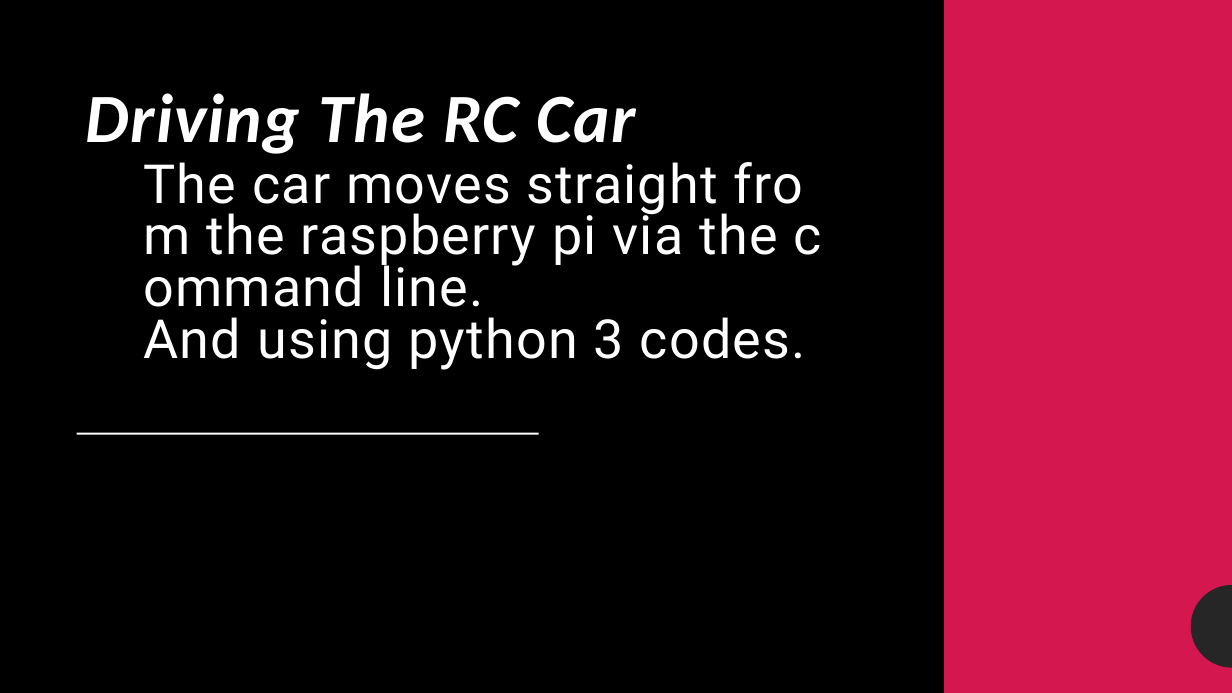
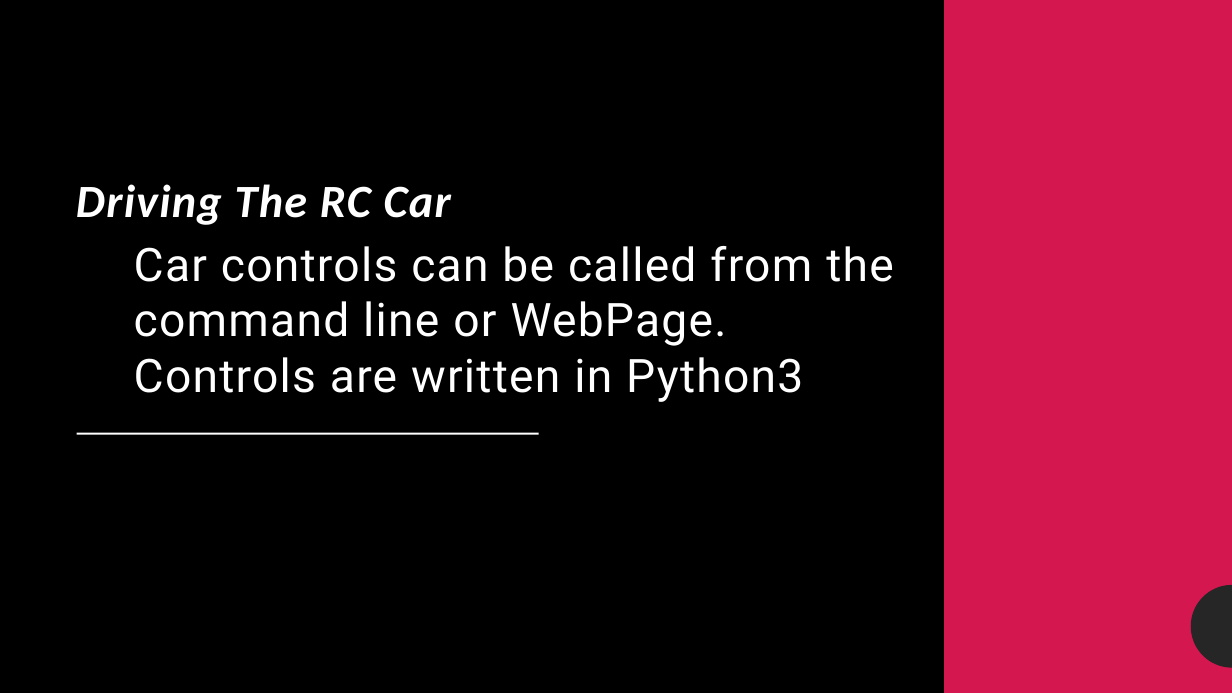
Before and after one commit to Hypnootis/resla, a slide deck: slide 5 of RC Car Presentation.odp. Drawn at 1232x693 pixels with LibreOffice and Linux fonts; fonts in the diff are those of the drawing; background and template pictures are left out; a plain dark background stands for a picture behind light text. Boxes give left, top, right and bottom in pixels: in the first picture for what was removed or moved away, otherwise in the second. Text is boxed around its words. In the diff, an @@ line names an element or a change of style, - is before the commit and + after.

```diff
--- a/RC Car Presentation.odp
+++ b/RC Car Presentation.odp
@@ text "Driving The RC Car": place and size @@
-text "Driving The RC Car" at box(86, 93, 806, 370)
+text "Driving The RC Car" at box(76, 184, 893, 402)
@@ text at box(76, 184, 451, 225): size 53.9 to 36 pt in "Driving The RC Car"; line spacing 0.7 to 0.9 @@
@@ text at box(134, 246, 893, 402): text changed; size 42 to 36 pt @@
-• The car moves straight from the raspberry pi via the command line.
-• And using python 3 codes.
+▪ Car controls can be called from the command line or WebPage.
+▪ Controls are written in Python3
```
Also in this commit, not shown: 3 other slides changed, 2 slides added, 3 slides removed.
